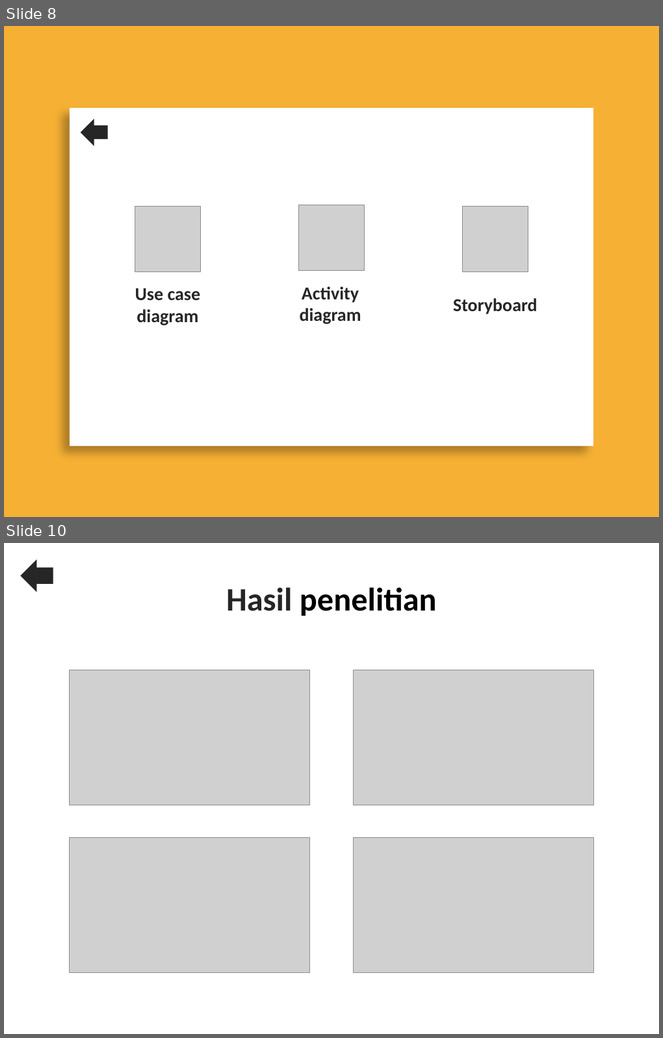
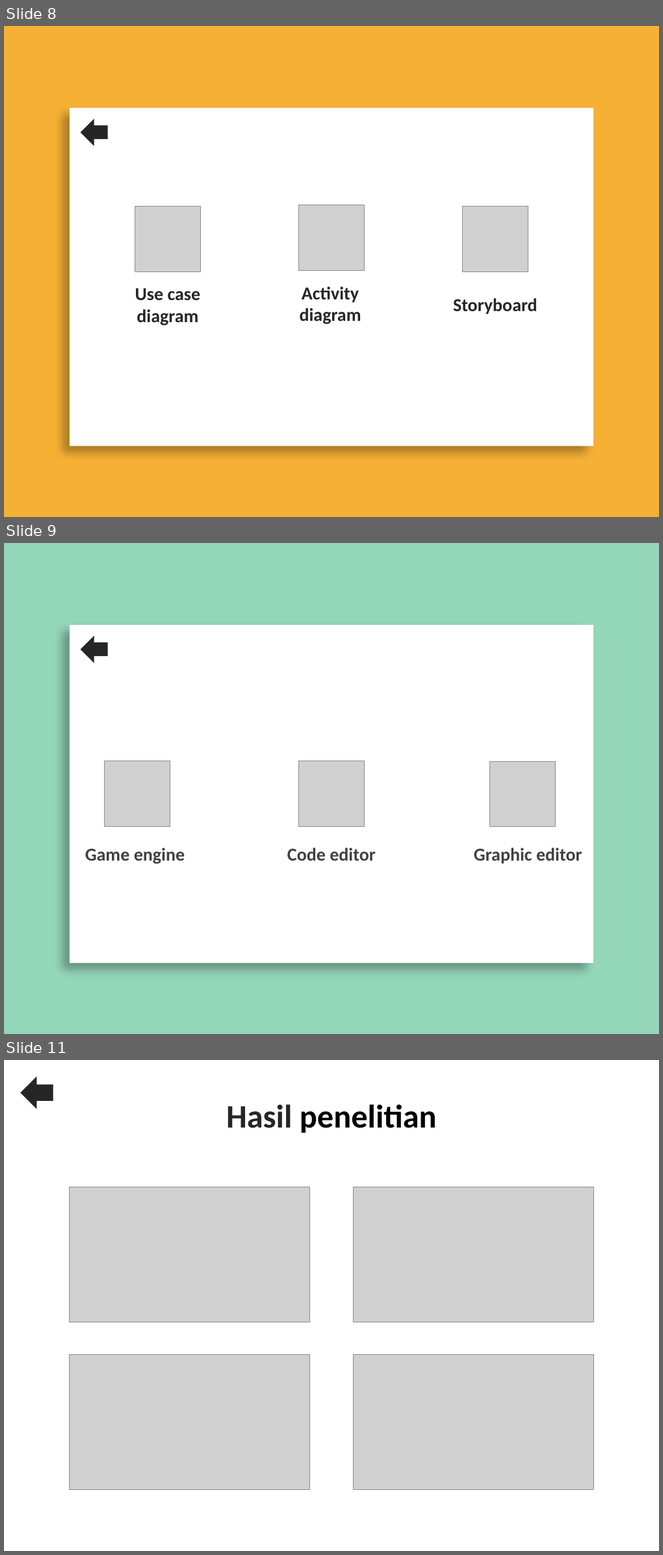
Before and after one commit to L200150057/Skripsi, a slide deck: Powerpoint Skripsi.pptx. Shown one above the other, each under a label of ours: slides 8 and 10 before the commit, slides 8, 9 and 11 after it; the slides between them are not shown. The pictures are 663x1038 and 663x1555 pixels, drawn with LibreOffice and Linux fonts; fonts in the diff are those of the drawing; grey boxes stand for pictures. Boxes give left, top, right and bottom in pixels: in the first picture for what was removed or moved away, otherwise in the second. Text is boxed around its words. In the diff, an @@ line names an element or a change of style, - is before the commit and + after.

```diff
--- a/Powerpoint Skripsi.pptx
+++ b/Powerpoint Skripsi.pptx
@@ slide 9 added at (4, 543, 659, 1034), background #94D6BA @@
@@ rectangle added at (70, 625, 594, 964), fill #FFFFFF @@
@@ left arrow added at (81, 636, 108, 663), fill #262626 @@
@@ picture added at (105, 761, 170, 826) @@
@@ picture added at (299, 761, 364, 826) @@
@@ picture added at (490, 762, 556, 826) @@
@@ title added at (85, 848, 185, 864), 20 pt, text #404040, bold @@
+Game engine
@@ text added at (287, 848, 375, 861), 20 pt, text #404040, bold @@
+Code editor
@@ text added at (474, 848, 582, 864), 20 pt, text #404040, bold @@
+Graphic editor
@@ what was slide 10 is now slide 11 @@
```
Also in this commit, not shown: 4 slides changed, 2 other slides added, 5 other files.
